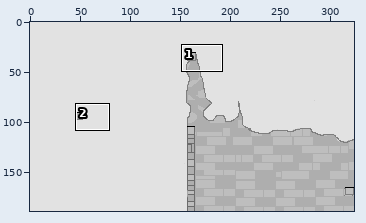
File history of a sprite sheet, król spadania/v1.1/Resources/Mapy/6.png. Above, an overview of the earlier version with the close-up marked.
Close-up. The starting point:
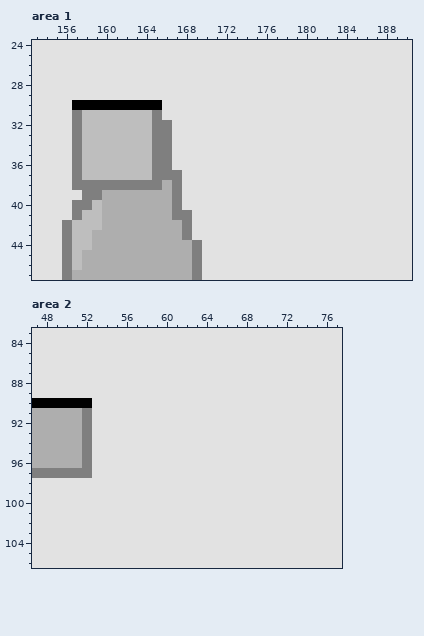
The file is 324x189 pixels. Colours within 5 levels of each other are drawn and written as one. Shown: area 1: x 153..190, y 24..47; area 2: x 47..77, y 83..106.
New version:
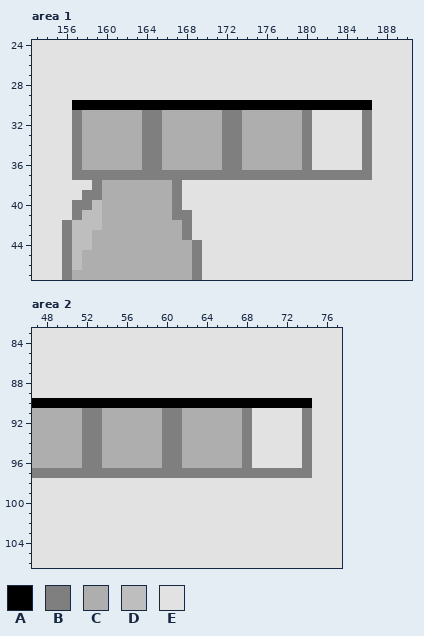
Palette (. is transparent): A #000000  B #7f7f7f  C #aeaeae  D #bebebe  E #e2e2e2
What changed:
Area 1:
Colour E becomes colour A in row 30 at x 166 to 186.
Colour D becomes colour B in rows 31 to 36 at x 164; in row 37 at x 158 to 164.
Colour E becomes colour B in rows 31 to 36 at x 172 to 173, 180 and 186; in row 37 at x 168 to 186.
Colour B becomes colour C in rows 32 to 36 at x 166; in row 38 at x 160 to 165.
Colour D becomes colour C in rows 31 to 36 at x 158 to 163.
Colour E becomes colour C in row 31 at x 166 to 171 and 174 to 179; in rows 32 to 36 at x 167 to 171 and 174 to 179.
Colour B becomes colour E in row 38 at x 157 to 158.
Area 2:
Colour E becomes colour A in row 90 at x 53 to 74.
Colour E becomes colour B in rows 91 to 96 at x 53, 60 to 61, 68 and 74; in row 97 at x 53 to 74.
Colour E becomes colour C in rows 91 to 96 at x 54 to 59 and 62 to 67.
Boxes around the changes in both close-ups, in picture pixels (x1, y1, x2, y2):
changed: (72, 100, 372, 190)
changed: (92, 398, 312, 478)
